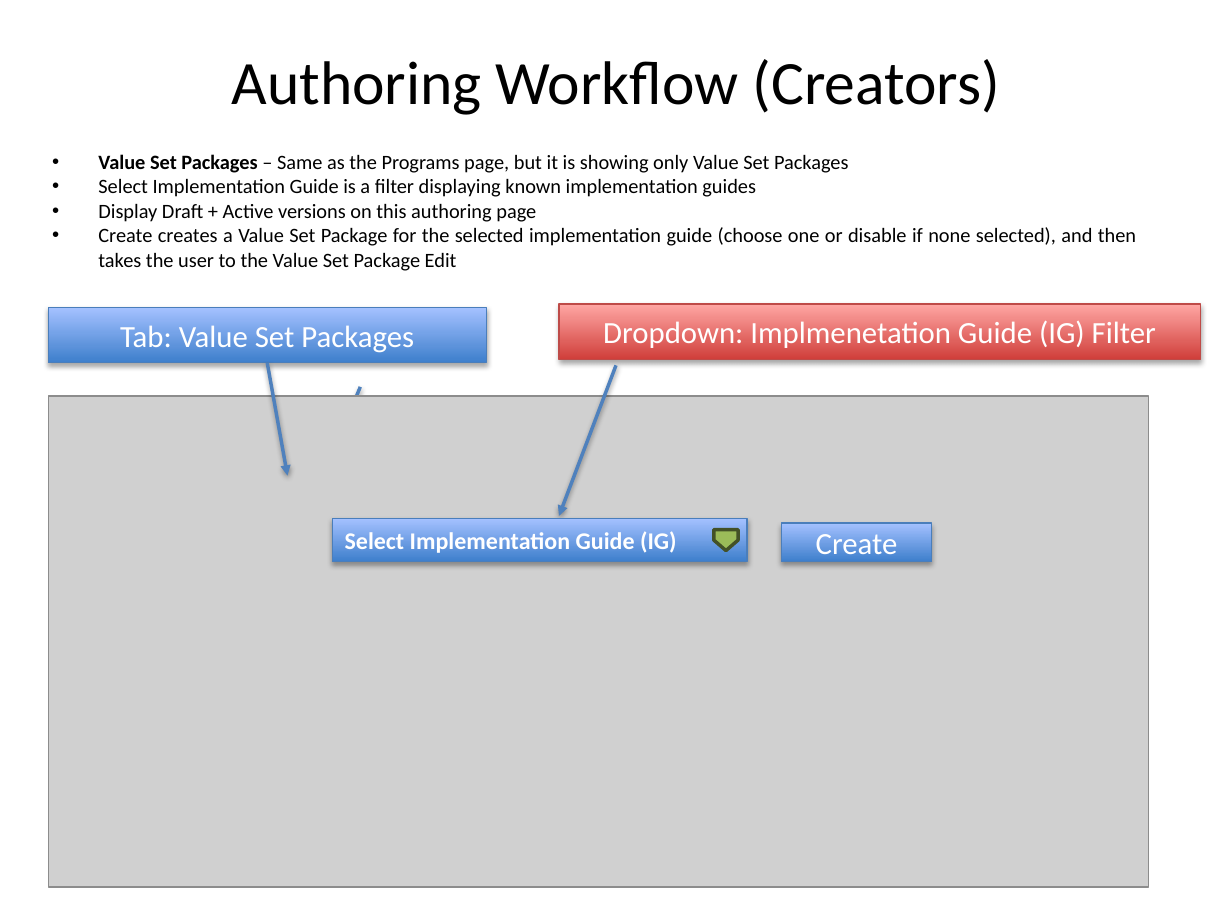
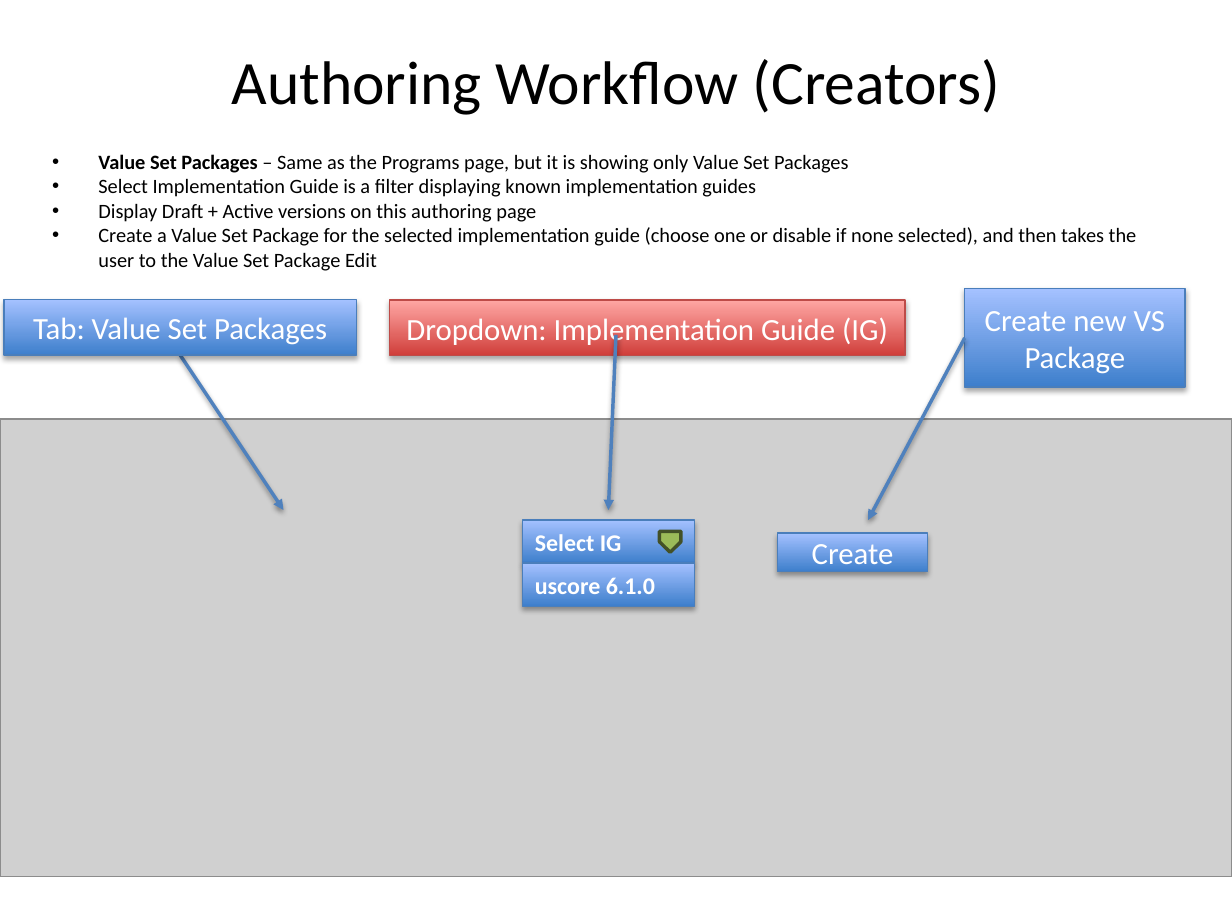
Before and after one commit to DBCG/aphl-vsm, a slide deck: slide 2 of vsp/docs/VSM_UI Proposal.pptx. Drawn at 1232x924 pixels with LibreOffice and Linux fonts; fonts in the diff are those of the drawing; grey boxes stand for pictures. Boxes give left, top, right and bottom in pixels: in the first picture for what was removed or moved away, otherwise in the second. Text is boxed around its words. In the diff, an @@ line names an element or a change of style, - is before the commit and + after.

```diff
--- a/vsp/docs/VSM_UI Proposal.pptx
+++ b/vsp/docs/VSM_UI Proposal.pptx
@@ text at <box>98,227,1137,271</box>: text changed @@
-• Create creates a Value Set Package for the selected implementation guide (choose one or disable if none selected), and then takes the user to the Value Set Package Edit
+• Create a Value Set Package for the selected implementation guide (choose one or disable if none selected), and then takes the user to the Value Set Package Edit
@@ rectangle "Tab: Value Set Packages": place and size @@
-rectangle "Tab: Value Set Packages" at <box>48,308,485,363</box>
+rectangle "Tab: Value Set Packages" at <box>4,299,356,355</box>
@@ rectangle "Dropdown: Implementation Guide (IG)": place and size @@
-rectangle "Dropdown: Implementation Guide (IG)" at <box>559,304,1201,360</box>
+rectangle "Dropdown: Implementation Guide (IG)" at <box>389,299,904,355</box>
@@ rectangle added at <box>965,288,1185,387</box>, fill gradient #3F80CE to #A4C4FF, outline #4B7EBC 0.75 pt, 18 pt, text #FFFFFF @@
+Create new VS Package
@@ text in rectangle at <box>406,317,888,348</box>: text changed @@
-Dropdown: Implmenetation Guide (IG) Filter
+Dropdown: Implementation Guide (IG)
@@ arrow moved from (360, 387) - (287, 564) to (180, 355) - (283, 510) @@
@@ arrow moved from (616, 366) - (559, 516) to (616, 335) - (609, 510) @@
@@ arrow added from (965, 338) to (869, 520), #4F81BD 2 pt @@
@@ arrow removed from (267, 363) to (287, 476) @@
@@ picture: place and size @@
-picture at <box>48,397,1148,887</box>
+picture at <box>0,419,1232,876</box>
@@ rectangle "Select IG": place and size @@
-rectangle "Select IG" at <box>333,519,748,562</box>
+rectangle "Select IG" at <box>522,520,694,563</box>
@@ text in rectangle at <box>535,534,622,557</box>: text changed @@
-Select Implementation Guide (IG)
+Select IG
@@ pentagon arrow: place and size @@
-pentagon arrow at <box>714,530,739,551</box>
+pentagon arrow at <box>659,531,680,552</box>
@@ rectangle "Create": place and size @@
-rectangle "Create" at <box>781,524,931,562</box>
+rectangle "Create" at <box>777,533,928,572</box>
@@ rectangle added at <box>522,563,694,606</box>, fill gradient #3F80CE to #A4C4FF, outline #4B7EBC 0.75 pt, 14 pt, text #FFFFFF, bold @@
+uscore 6.1.0
```
Also in this commit, not shown: 2 other slides changed.
